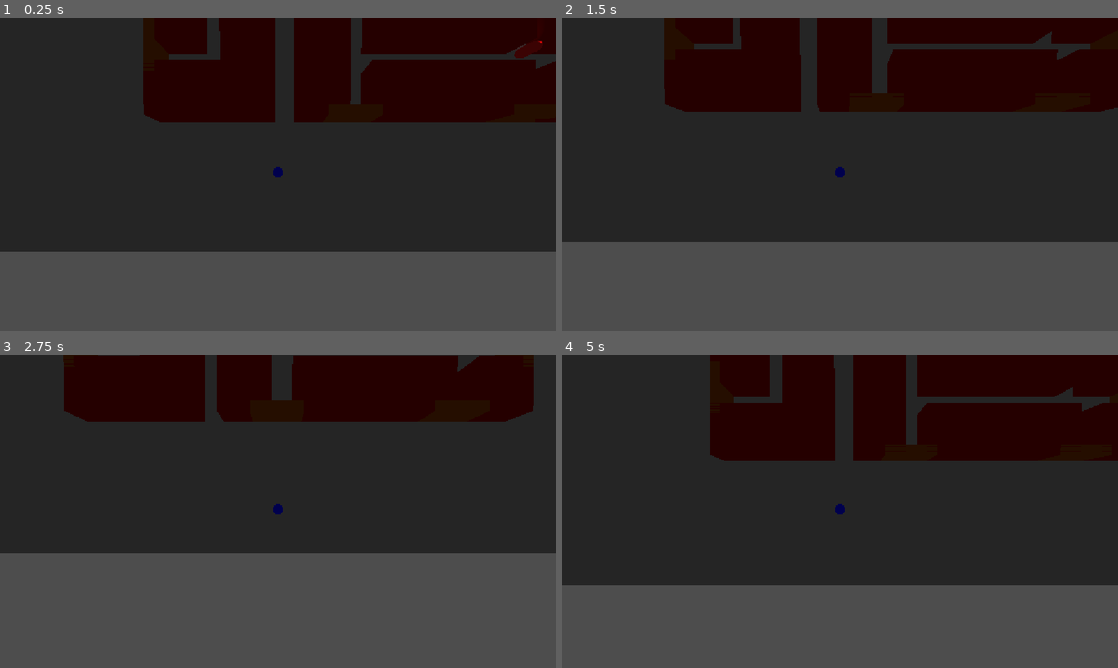
Above: before the commit, frames 1-4 (two rows, left to right).
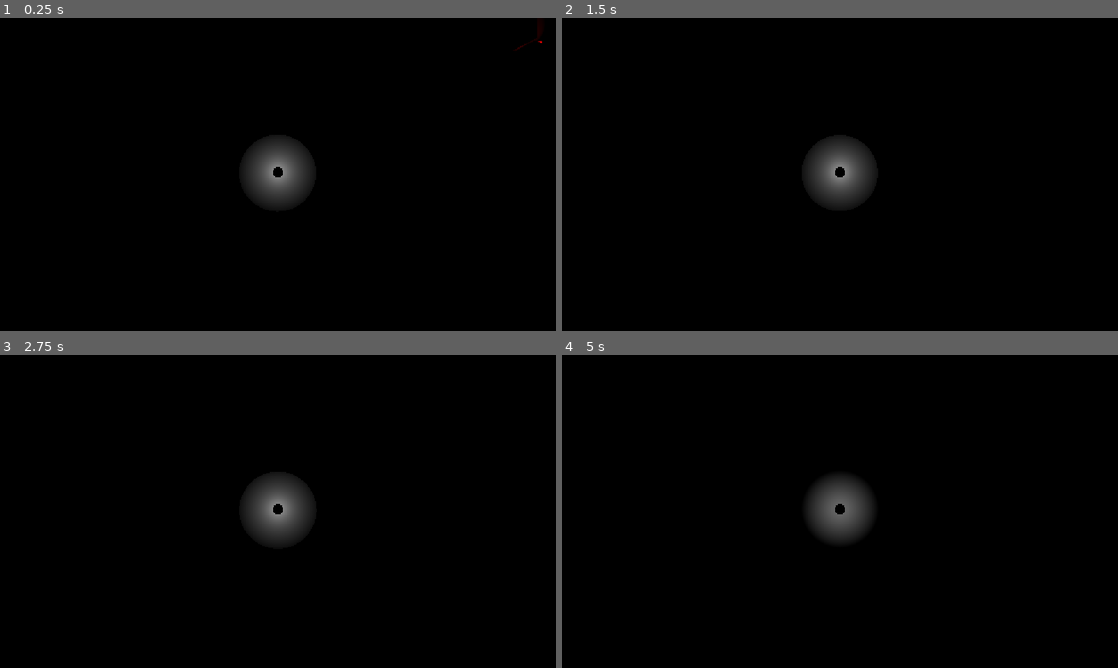
Above: after the commit, the same moments.

Repository: fabianmueller7/GameDev_MURSS
Game: Godot game, scene res://Prototype.tscn
The game is run twice, just before and just after one commit, with the same random seed, the same clock (stepped at 60 frames per second) and the same inputs. This scene is started directly instead of the project's main scene.
Inputs:
- Up to frame 1 (0.25 s): no input
- Up to frame 2 (1.5 s): tap Enter (ui_accept) at 0.5, 0.77 s; hold Right (ui_right) 0.53-1.28 s; hold Down (ui_down) from 1.28 s (still down)
- Up to frame 3 (2.75 s): tap Enter (ui_accept) at 1.52 s; release Down (ui_down) at 2.03 s; hold Right (ui_right) from 2.03 s (still down)
- Up to frame 4 (5 s): release Right (ui_right) at 2.78 s; hold Up (ui_up) 2.78-3.53 s; tap Enter (ui_accept) at 3.02, 3.77, 4.52 s; hold Left (ui_left) from 3.53 s (still down)

The runs differ from the first frame. In frame 1, 98% of the frame differs, in the area x 0-100%, y 0-100%; in frame 2, 98%; in frame 3, 98%; in frame 4, 98%.

Commit message:
light changed

Diff:
--- a/Assets/Player/player.tscn
+++ b/Assets/Player/player.tscn
@@ -23,3 +23,6 @@
 
 [node name="Camera3D" type="Camera3D" parent="." unique_id=1374327771]
 transform = Transform3D(1, 0, 0, 0, -0.012577365, 0.9999209, 0, -0.9999209, -0.012577365, 0, 20.233421, -0.012890339)
+
+[node name="OmniLight3D" type="OmniLight3D" parent="." unique_id=720931264]
+shadow_enabled = true
--- a/Prototype.tscn
+++ b/Prototype.tscn
@@ -5,6 +5,9 @@
 [ext_resource type="PackedScene" uid="uid://bguxy400b6gr3" path="res://Assets/Enemy/Enemy.tscn" id="3_1h0e5"]
 
 [sub_resource type="Environment" id="Environment_v46uq"]
+background_mode = 1
+ambient_light_energy = 0.0
+reflected_light_source = 1
 
 [sub_resource type="CameraAttributesPractical" id="CameraAttributesPractical_efkys"]
 
@@ -21,10 +24,6 @@
 
 [node name="Player" parent="." unique_id=984335552 instance=ExtResource("2_1h0e5")]
 transform = Transform3D(1, 0, 0, 0, 1, 0, 0, 0, 1, -9.928131, 0.9999962, 41.5965)
-
-[node name="AreaLight3D" type="AreaLight3D" parent="." unique_id=1396696176]
-transform = Transform3D(1, 0, 0, 0, 1, 0, 0, 0, 1, 0, 54.779243, 0)
-light_energy = 10.111
 
 [node name="NavigationRegion3D" type="NavigationRegion3D" parent="." unique_id=294780011]
 navigation_mesh = SubResource("NavigationMesh_v46uq")
